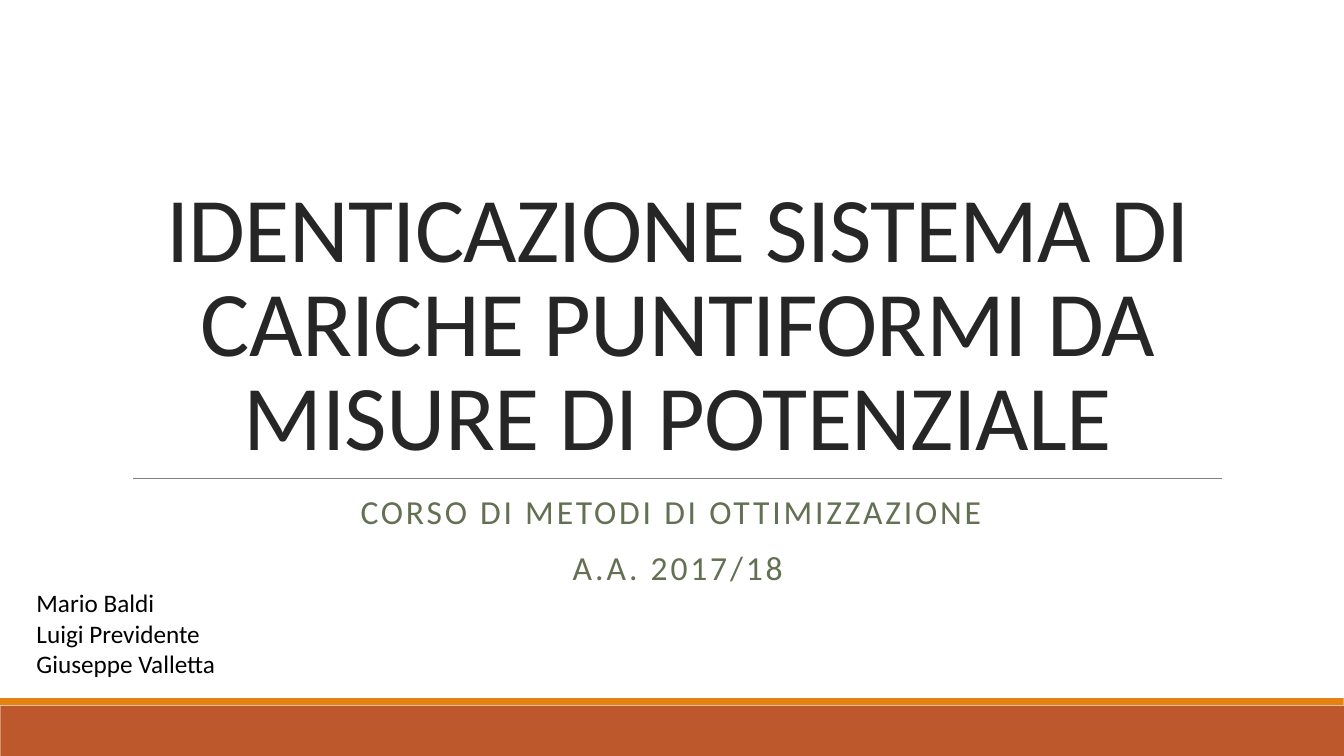
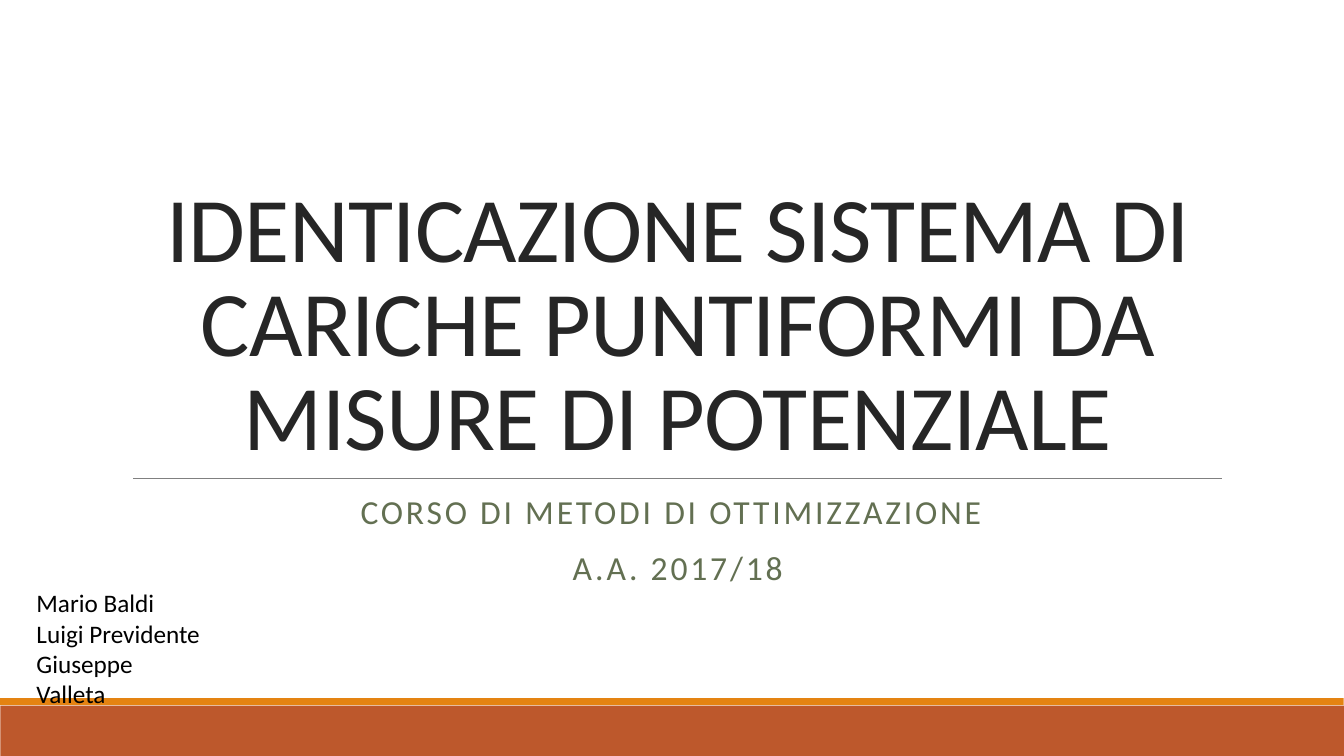
Before and after one commit to baldimario/Simplex, a slide deck: slide 1 of IDENTICAZIONE SISTEMA DI CARICHE PUNTIFORMI DA MISURE DI.pptx. Drawn at 1344x756 pixels with LibreOffice and Linux fonts; fonts in the diff are those of the drawing. Boxes give left, top, right and bottom in pixels: in the first picture for what was removed or moved away, otherwise in the second. Text is boxed around its words. In the diff, an @@ line names an element or a change of style, - is before the commit and + after.

```diff
--- a/IDENTICAZIONE SISTEMA DI CARICHE PUNTIFORMI DA MISURE DI.pptx
+++ b/IDENTICAZIONE SISTEMA DI CARICHE PUNTIFORMI DA MISURE DI.pptx
@@ text at (36,655,132,710): text changed @@
-Giuseppe Valletta
+Giuseppe Valleta
```
Also in this commit, not shown: 8 other slides changed, 2 slides added, 3 slides removed, 2 other files.
